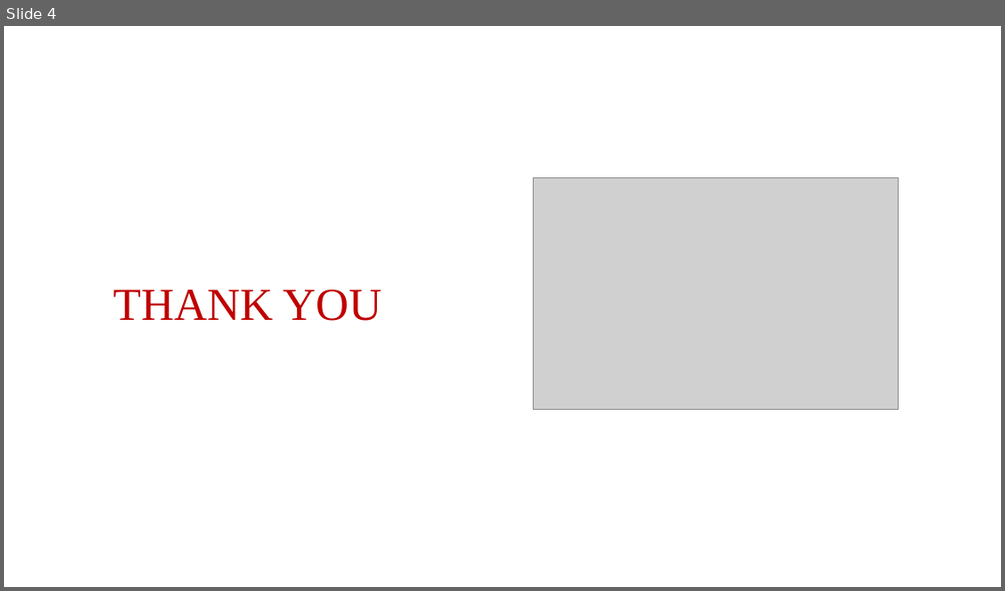
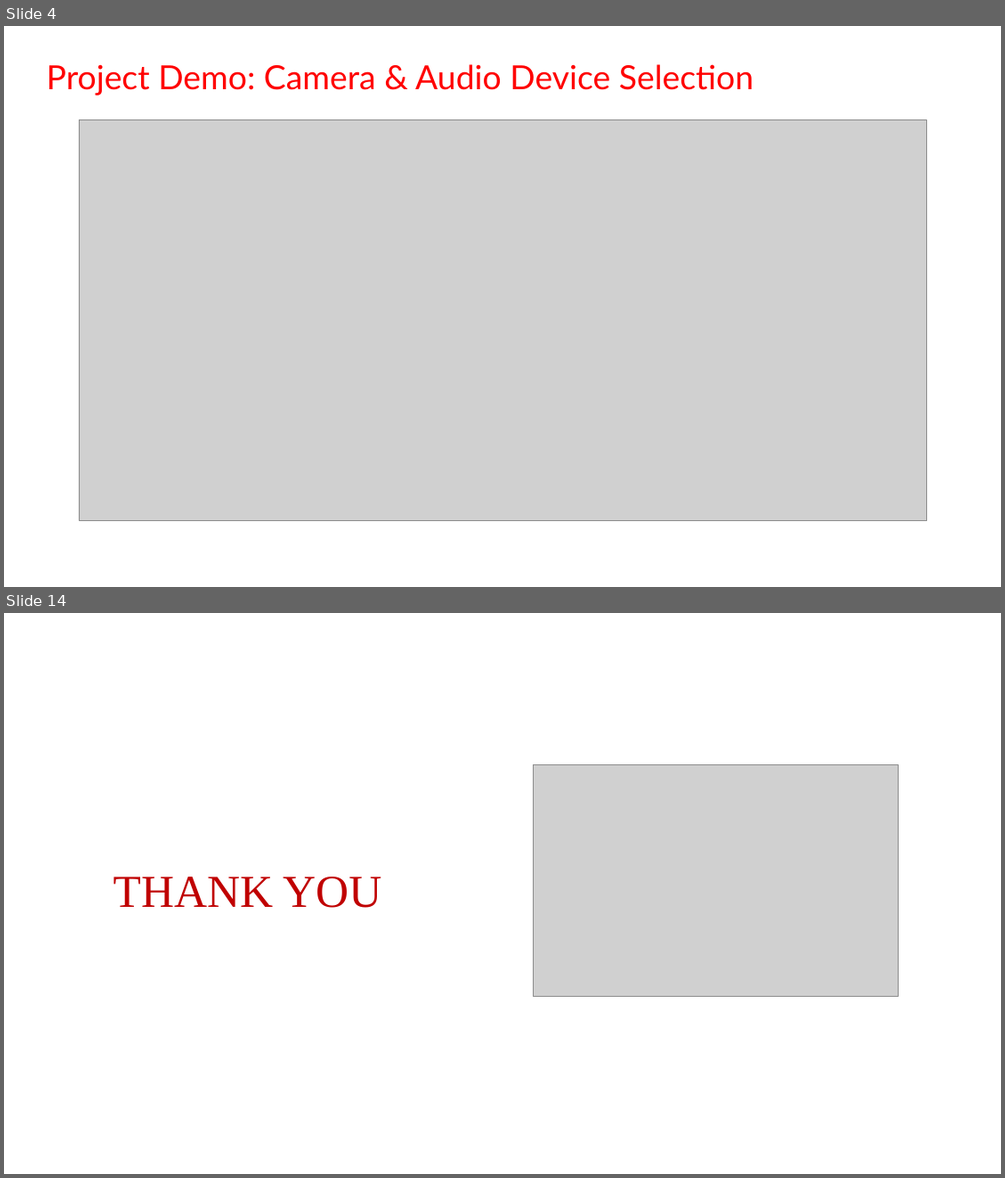
Before and after one commit to VijayShinde1996/AI_Powered_Assistant_Visually_Impaired_Individuals, a slide deck: Innomatics_Project_Report.pptx. Shown one above the other, each under a label of ours: slide 4 before the commit, slides 4 and 14 after it; the slides between them are not shown. The pictures are 1005x591 and 1005x1178 pixels, drawn with LibreOffice and Linux fonts; fonts in the diff are those of the drawing; grey boxes stand for pictures; background and template pictures are left out. Boxes give left, top, right and bottom in pixels: in the first picture for what was removed or moved away, otherwise in the second. Text is boxed around its words. In the diff, an @@ line names an element or a change of style, - is before the commit and + after.

```diff
--- a/Innomatics_Project_Report.pptx
+++ b/Innomatics_Project_Report.pptx
@@ slide 4 added at box(4, 26, 1001, 587), background #FFFFFF @@
@@ text added at box(47, 64, 753, 95), 32 pt, text #FF0000 @@
+Project Demo: Camera & Audio Device Selection
@@ picture added at box(79, 119, 926, 520) @@
@@ what was slide 4 is now slide 14 @@
```
Also in this commit, not shown: 12 other slides added, 3 slides removed, 4 other files.
